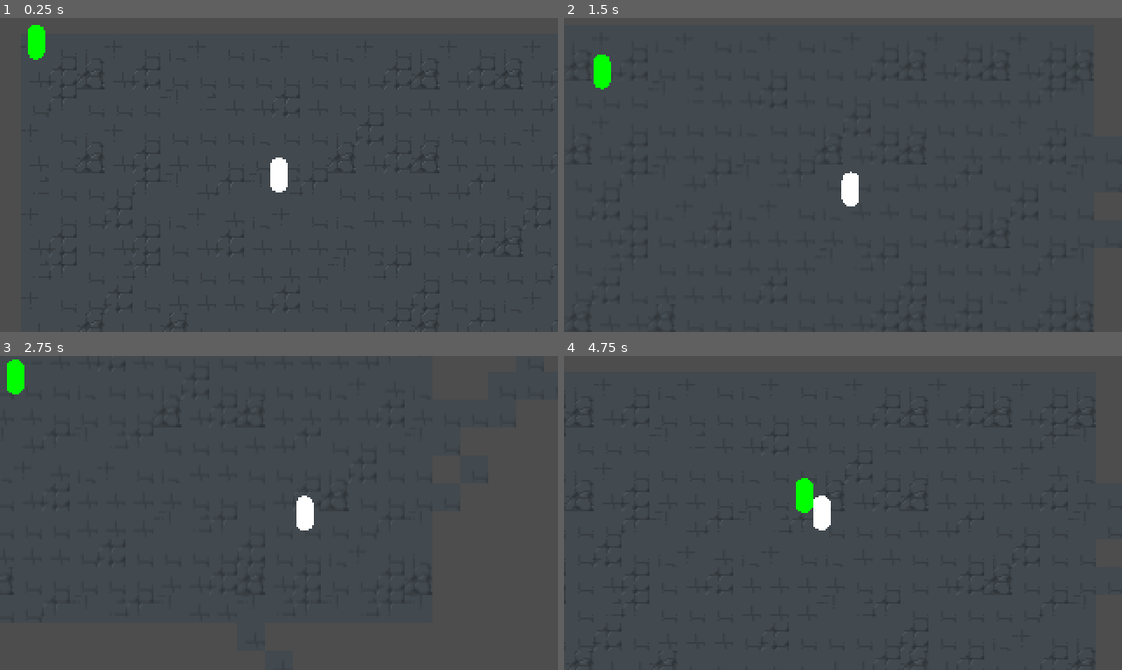
Above: before the commit, frames 1-4 (two rows, left to right).
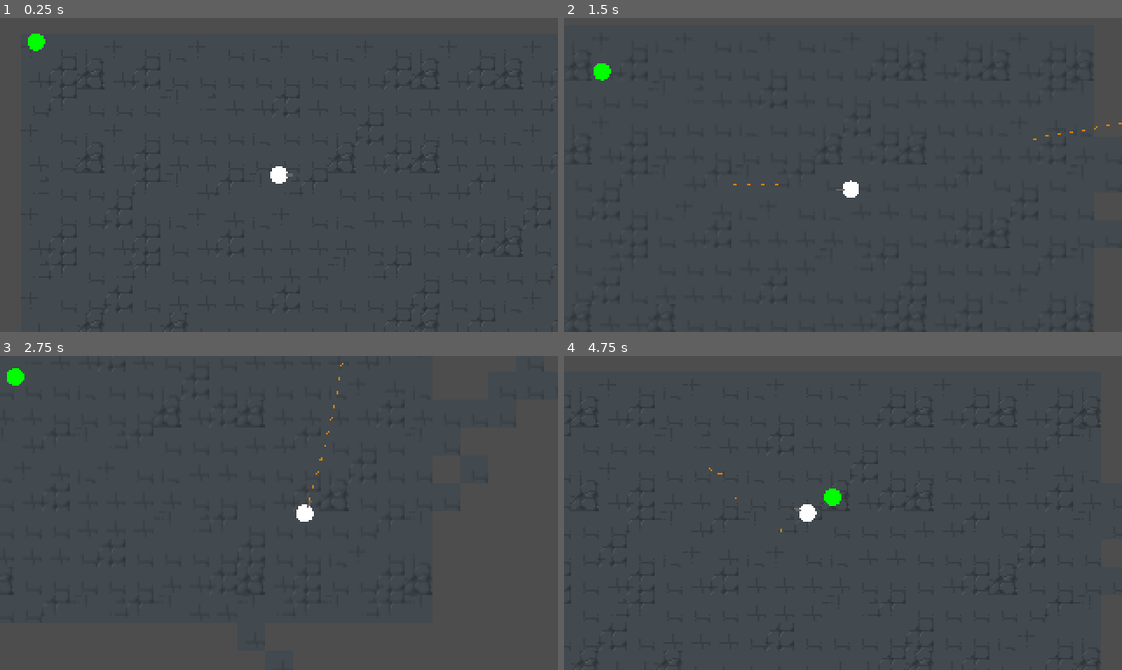
Above: after the commit, the same moments.

Repository: Spookyinator/TroglodyteCSGame
Game: Godot game, scene res://World/level.tscn
The game is run twice, just before and just after one commit, with the same random seed, the same clock (stepped at 60 frames per second) and the same inputs. The project has no main scene, so this scene is started directly.
Inputs (mouse positions are in pixels of both pictures, inside the frame that each line leads up to):
- Up to frame 1 (0.25 s): no input
- Up to frame 2 (1.5 s): move the mouse to (965, 159) at 0.52 s; press the mouse at (965, 159) at 0.53 s; hold D (Right) 0.53-1.28 s; move the mouse to (731, 190) at 1.27 s; release the mouse at (731, 190) at 1.28 s; hold S (Down) from 1.28 s (still down); click (731, 190) at 1.35 s
- Up to frame 3 (2.75 s): move the mouse to (334, 443) at 2.02 s; release S (Down) at 2.03 s; press the mouse at (334, 443) at 2.03 s; hold D (Right) from 2.03 s (still down); tap Shift (slide) at 2.1 s
- Up to frame 4 (4.75 s): move the mouse to (815, 575) at 2.77 s; release D (Right) at 2.78 s; release the mouse at (815, 575) at 2.78 s; hold W (Up) 2.78-3.53 s; click (815, 575) at 2.85 s; move the mouse to (1010, 560) at 3.52 s; press the mouse at (1010, 560) at 3.53 s; hold A (Left) from 3.53 s (still down); move the mouse to (675, 465) at 4.27 s; release the mouse at (675, 465) at 4.28 s; tap Shift (slide) at 4.35 s; click (675, 465) at 4.55 s

The runs differ from the first frame. In frame 1, 0.4% of the frame differs, in the area x 5-53%, y 2-56%; in frame 2, 0.4%; in frame 3, 0.4%; in frame 4, 1.0%, in the area x 0-97%, y 13-99%.

Commit message:
yummmmm

Diff:
--- a/CSPGame/Enemies/enemyTest.tscn
+++ b/CSPGame/Enemies/enemyTest.tscn
@@ -2,11 +2,10 @@
 
 [ext_resource type="Script" path="res://Enemies/enemyTest.gd" id="1_4vnej"]
 
-[sub_resource type="CapsuleMesh" id="CapsuleMesh_ti8o1"]
+[sub_resource type="SphereMesh" id="SphereMesh_j2pa0"]
 
-[sub_resource type="CapsuleShape2D" id="CapsuleShape2D_4jfce"]
+[sub_resource type="CircleShape2D" id="CircleShape2D_wmd5o"]
 radius = 10.4167
-height = 41.6667
 
 [node name="Zombie" type="CharacterBody2D"]
 script = ExtResource("1_4vnej")
@@ -14,9 +13,9 @@
 [node name="MeshInstance2D" type="MeshInstance2D" parent="."]
 modulate = Color(0, 1, 0, 1)
 scale = Vector2(10, 10)
-mesh = SubResource("CapsuleMesh_ti8o1")
+mesh = SubResource("SphereMesh_j2pa0")
 
 [node name="CollisionShape2D" type="CollisionShape2D" parent="."]
 modulate = Color(0, 0.392157, 0.309804, 1)
 scale = Vector2(0.48, 0.48)
-shape = SubResource("CapsuleShape2D_4jfce")
+shape = SubResource("CircleShape2D_wmd5o")
--- a/CSPGame/Player/player.gd
+++ b/CSPGame/Player/player.gd
@@ -3,14 +3,18 @@
 
 const SPEED = 65.0
 const slideSPEED = 130.0
+const bullet_speed = 500.0
 
 enum STATE {MOVE, SLIDE, SHOOT}
 
 var _state : int = STATE.MOVE
 
 var shooting = false
+var sliding = false
 
-var sliding = false
+var bullet  = preload("res://Weapons/bullet.tscn")
+
+@onready var chamber = $Chamber
 
 func _physics_process(delta):
 	var directionx = Input.get_action_strength("Right") - Input.get_action_strength("Left")
@@ -37,8 +41,19 @@
 		if directionx:
 			velocity.x = slideSPEED * directionx
 
+	if Input.is_action_pressed("shoot"):
+		shoot()
+
+	look_at(get_global_mouse_position())
 	move_and_slide()
 
+func shoot():
+	var bullet_instance = bullet.instantiate()
+	bullet_instance.position = chamber.global_position
+	bullet_instance.rotation = global_rotation
+	bullet_instance.apply_impulse(Vector2(bullet_speed, 0).rotated(bullet_instance.rotation),Vector2())
+	get_tree().get_root().add_child(bullet_instance)
+	bullet_instance.get_node("Timer").start()
 
 func _on_slide_timer_timeout():
 	_state = STATE.MOVE
--- a/CSPGame/Player/player.tscn
+++ b/CSPGame/Player/player.tscn
@@ -1,25 +1,35 @@
-[gd_scene load_steps=4 format=3 uid="uid://b8bfpaktqyh0m"]
+[gd_scene load_steps=5 format=3 uid="uid://b8bfpaktqyh0m"]
 
 [ext_resource type="Script" path="res://Player/player.gd" id="1_phvfc"]
 
-[sub_resource type="CapsuleMesh" id="CapsuleMesh_xdr6x"]
+[sub_resource type="SphereMesh" id="SphereMesh_kctsf"]
 
-[sub_resource type="CapsuleShape2D" id="CapsuleShape2D_h630y"]
+[sub_resource type="CircleShape2D" id="CircleShape2D_2t4xt"]
 radius = 10.4167
-height = 41.6667
+
+[sub_resource type="BoxMesh" id="BoxMesh_swony"]
 
 [node name="Player" type="CharacterBody2D"]
 script = ExtResource("1_phvfc")
 
 [node name="MeshInstance2D" type="MeshInstance2D" parent="."]
 scale = Vector2(10, 10)
-mesh = SubResource("CapsuleMesh_xdr6x")
+mesh = SubResource("SphereMesh_kctsf")
 
 [node name="CollisionShape2D" type="CollisionShape2D" parent="."]
 scale = Vector2(0.48, 0.48)
-shape = SubResource("CapsuleShape2D_h630y")
+shape = SubResource("CircleShape2D_2t4xt")
 
 [node name="SlideTimer" type="Timer" parent="."]
 wait_time = 0.3
 
+[node name="MeshInstance2D2" type="MeshInstance2D" parent="."]
+modulate = Color(0.396078, 0.396078, 0.396078, 1)
+position = Vector2(6, 0)
+scale = Vector2(4.5, 1.5)
+mesh = SubResource("BoxMesh_swony")
+
+[node name="Chamber" type="Marker2D" parent="."]
+position = Vector2(9, 0)
+
 [connection signal="timeout" from="SlideTimer" to="." method="_on_slide_timer_timeout"]
--- /dev/null
+++ b/CSPGame/Weapons/bullet.tscn
@@ -0,0 +1,32 @@
+[gd_scene load_steps=4 format=3 uid="uid://cfkmanuon7hom"]
+
+[sub_resource type="GDScript" id="GDScript_njtxy"]
+script/source = "extends RigidBody2D
+
+
+
+func _on_timer_timeout():
+	queue_free()
+"
+
+[sub_resource type="RectangleShape2D" id="RectangleShape2D_csrva"]
+
+[sub_resource type="BoxMesh" id="BoxMesh_uwx37"]
+
+[node name="Bullet" type="RigidBody2D"]
+gravity_scale = 0.0
+script = SubResource("GDScript_njtxy")
+
+[node name="CollisionShape2D" type="CollisionShape2D" parent="."]
+scale = Vector2(0.1, 0.05)
+shape = SubResource("RectangleShape2D_csrva")
+
+[node name="MeshInstance2D" type="MeshInstance2D" parent="."]
+modulate = Color(0.827451, 0.494118, 0, 1)
+position = Vector2(-2.98023e-08, 0)
+scale = Vector2(2, 1)
+mesh = SubResource("BoxMesh_uwx37")
+
+[node name="Timer" type="Timer" parent="."]
+
+[connection signal="timeout" from="Timer" to="." method="_on_timer_timeout"]
